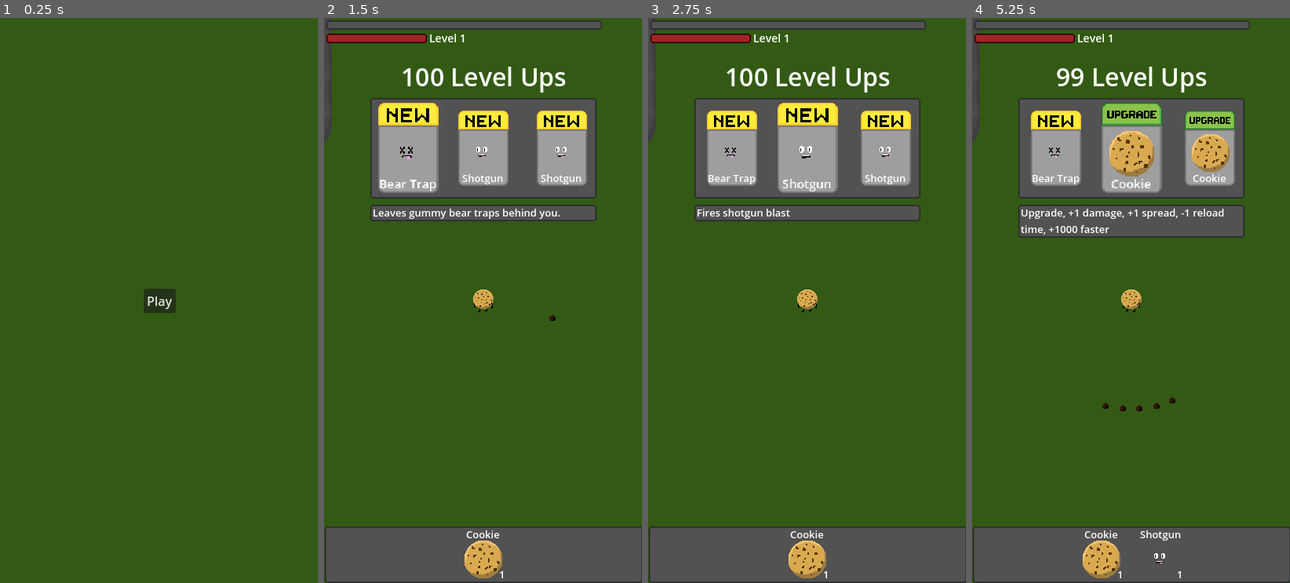
Above: before the commit, frames 1-4 (left to right).
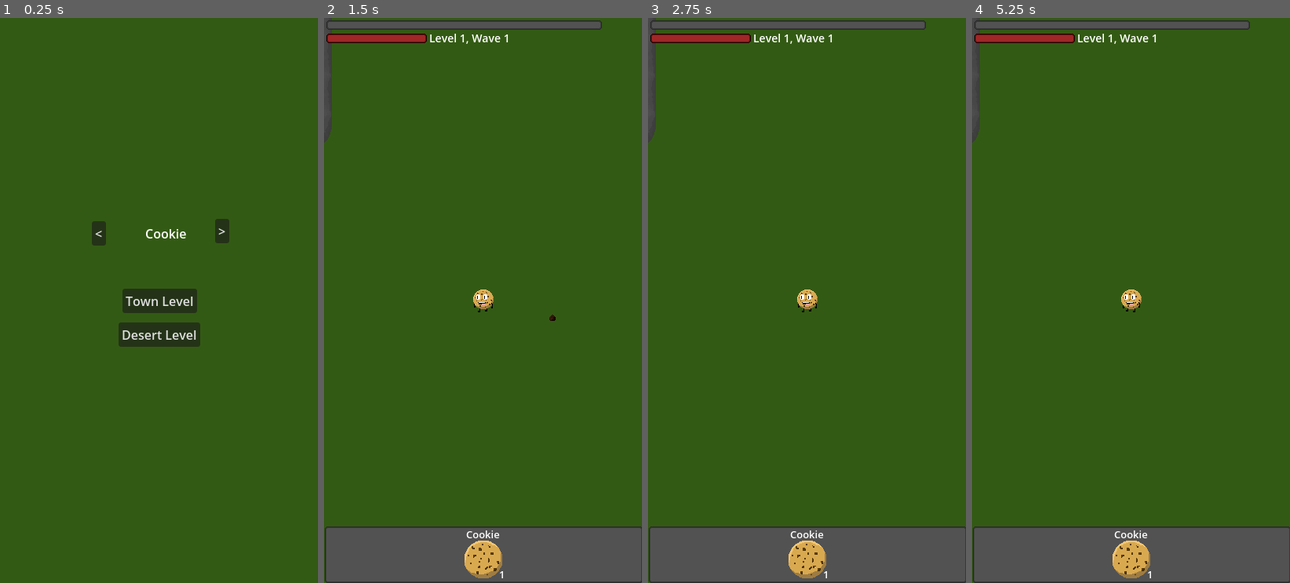
Above: after the commit, the same moments.

Repository: EightLimbed/Tasty-Terminator
Game: Godot game, scene res://Main Menu/LevelSelect/LevelSelect.tscn
Same seed, same stepped clock (60 frames per second), same inputs: the game is played once before the commit and once after it.
Inputs (mouse positions are in pixels of both pictures, inside the frame that each line leads up to):
- Up to frame 1 (0.25 s): no input
- Up to frame 2 (1.5 s): click (483, 300) at 0.5 s, where only the run after the commit has a clickable "Town Level"; click (406, 147) at 1.25 s, where only the run before the commit has a clickable "Bear Trap"
- Up to frame 3 (2.75 s): click (807, 147) at 2 s, where only the run before the commit has a clickable "Shotgun"
- Up to frame 4 (5.25 s): click (1210, 147) at 2.75 s, where only the run before the commit has a clickable "Shotgun"; move the mouse to (1200, 272) at 3.52 s; hold Right (ui_right) 3.53-4.28 s; tap Enter at 4.25 s; move the mouse to (1067, 328) at 4.27 s; hold Down (ui_down) 4.28-5 s; click (1131, 147) at 5 s, where only the run before the commit has a clickable "Cookie"

The runs differ from the first frame. In frame 1, 2.2% of the frame differs, in the area x 28-73%, y 35-59%; in frame 2, 15%; in frame 3, 15%; in frame 4, 19%, in the area x 14-86%, y 2-100%.

Commit message:
Prototype Main Menu

Diff:
--- a/Enemies/Enemy.gd
+++ b/Enemies/Enemy.gd
@@ -2,6 +2,7 @@
 
 @onready var player = get_tree().get_root().get_node("Game").get_node("Player")
 @onready var animation = $AnimatedSprite2D
+@onready var hitbox = $Area2D/CollisionShape2D
 var profile : Enemy
 var health : int
 var death = preload("res://Enemies/DeathEffect.tscn")
@@ -16,6 +17,7 @@
 	#profile = load("res://Enemies/Resources/Default.tres")
 	health = round(profile.health*difficulty)
 	animation.sprite_frames = profile.frames
+	hitbox.shape = profile.hitbox
 	if difficulty > 10.0:
 		scale *= 2
 	animation.play()
--- a/Enemies/Resources/Default.tres
+++ b/Enemies/Resources/Default.tres
@@ -18,6 +18,9 @@
 "speed": 5.0
 }]
 
+[sub_resource type="RectangleShape2D" id="RectangleShape2D_7e7ys"]
+size = Vector2(32, 32)
+
 [resource]
 script = ExtResource("1_3lu5h")
 frames = SubResource("SpriteFrames_734tm")
@@ -25,4 +28,5 @@
 speed = 7000
 melee_damage = 10
 experience_drop = 1
+hitbox = SubResource("RectangleShape2D_7e7ys")
 ranged_damage = 0
--- a/Enemies/Resources/Dryd.tres
+++ b/Enemies/Resources/Dryd.tres
@@ -18,6 +18,9 @@
 "speed": 5.0
 }]
 
+[sub_resource type="RectangleShape2D" id="RectangleShape2D_56nsh"]
+size = Vector2(32, 32)
+
 [resource]
 script = ExtResource("3_rlen2")
 frames = SubResource("SpriteFrames_ki7hf")
@@ -25,4 +28,5 @@
 speed = 15000
 melee_damage = 15
 experience_drop = 10
+hitbox = SubResource("RectangleShape2D_56nsh")
 ranged_damage = 0
--- a/Enemies/Resources/Edd.tres
+++ b/Enemies/Resources/Edd.tres
@@ -18,6 +18,9 @@
 "speed": 5.0
 }]
 
+[sub_resource type="RectangleShape2D" id="RectangleShape2D_ojw8c"]
+size = Vector2(32, 32)
+
 [resource]
 script = ExtResource("1_fl54v")
 frames = SubResource("SpriteFrames_ki7hf")
@@ -25,4 +28,5 @@
 speed = 10000
 melee_damage = 15
 experience_drop = 3
+hitbox = SubResource("RectangleShape2D_ojw8c")
 ranged_damage = 0
--- a/Enemies/enemy_profile.gd
+++ b/Enemies/enemy_profile.gd
@@ -7,5 +7,6 @@
 @export var speed : int
 @export var melee_damage : int
 @export var experience_drop : int
+@export var hitbox : Shape2D
 #set to 0 for no ranged attack
 @export var ranged_damage : int
--- a/Game/Game.gd
+++ b/Game/Game.gd
@@ -11,7 +11,7 @@
 
 # Called when the node enters the scene tree for the first time.
 func _ready():
-	world.profile = world_profile
+	world.update_profile(world_profile)
 	spawn_enemies_normal(2, wave)
 
 func _process(_delta: float):
@@ -40,12 +40,12 @@
 
 func _on_wave_timer_timeout() -> void:
 	var difficulty = wave*player.profile.hunger.x
-	if wave**1.1+3 <= 400:
+	if wave**1.5+3 <= 800:
 		spawn_enemies_normal(wave**1.1+3, difficulty)
 		if random.randi_range(0,5) == 0:
 			spawn_enemies_strong(difficulty)
 	else:
-		spawn_enemies_normal(400, difficulty)
-		spawn_enemies_strong(difficulty)
+		spawn_enemies_normal(800, difficulty*1.1)
+		spawn_enemies_strong(difficulty*1.1)
 	wave+= 1
 	wave_timer.start()
--- a/HUD/HUD.gd
+++ b/HUD/HUD.gd
@@ -5,7 +5,8 @@
 @onready var level_display = $LevelDisplay
 #add weapon children
 @onready var weapon_scene = preload("res://Weapons/Weapon.tscn")
-@onready var player = get_tree().get_root().get_node("Game").get_node("Player")
+@onready var game = get_tree().get_root().get_node("Game")
+@onready var player = game.get_node("Player")
 @onready var weapon_container = player.get_node("WeaponContainer")
 @onready var level_up_window = $Levelup
 @onready var tooltip_label = $Levelup/NinePatchRect/LevelTooltip/Label
@@ -25,12 +26,12 @@
 
 func _ready():
 	possible_weapons.erase(player.profile.starting_weapon)
-	level_display.text = "Level " + str(player.level+1)
 	level_up_window.visible = false
 	tooltip_box.visible = false
 
-func _process(delta: float) -> void:
+func _process(_delta: float) -> void:
 	#stuff that cant go off of existing updates
+	level_display.text = "Level " + str(player.level+1) + ", Wave " + str(game.wave)
 	tooltip_box.size.y = tooltip_label.size.y+3
 	update_inventory()
 
--- a/Main Menu/LevelSelect/LevelSelect.gd
+++ b/Main Menu/LevelSelect/LevelSelect.gd
@@ -1,17 +1,36 @@
 extends Control
 
 @onready var game = preload("res://Game/Game.tscn").instantiate()
-
-# Called when the node enters the scene tree for the first time.
-func _ready() -> void:
-	game.world_profile = load("res://World/Resources/NewYork.tres")
-
+var characters : Array[Character] = [preload("res://Player/Characters/Resources/Cookie.tres"), preload("res://Player/Characters/Resources/GummyBear.tres")]
+@onready var label = $Label
+var c_index : int = 0
+@onready var character_display = $TextureRect
 
 # Called every frame. 'delta' is the elapsed time since the previous frame.
 func _process(_delta: float) -> void:
 	pass
 
 
-func _on_play_pressed() -> void:
+func _on_town_pressed():
+	game.world_profile = load("res://World/Resources/Town.tres")
 	get_tree().root.add_child(game)
 	queue_free()
+
+func _on_desert_pressed():
+	game.world_profile = load("res://World/Resources/Desert.tres")
+	get_tree().root.add_child(game)
+	queue_free()
+
+func _on_left_character_pressed():
+	if characters.size()-1 > c_index:
+		c_index += 1
+	else:
+		c_index = 0
+	label.text = characters[c_index].starting_weapon.name
+
+func _on_right_character_pressed():
+	if 0 < c_index:
+		c_index -= 1
+	else:
+		c_index = characters.size()-1
+	label.text = characters[c_index].starting_weapon.name
--- a/Main Menu/LevelSelect/LevelSelect.tscn
+++ b/Main Menu/LevelSelect/LevelSelect.tscn
@@ -2,7 +2,7 @@
 
 [ext_resource type="Script" path="res://Main Menu/LevelSelect/LevelSelect.gd" id="1_27tcj"]
 
-[node name="MainMenu" type="Control"]
+[node name="LevelSelect" type="Control"]
 layout_mode = 3
 anchors_preset = 8
 anchor_left = 0.5
@@ -17,7 +17,7 @@
 grow_vertical = 2
 script = ExtResource("1_27tcj")
 
-[node name="Play" type="Button" parent="."]
+[node name="Town" type="Button" parent="."]
 texture_filter = 1
 layout_mode = 1
 anchors_preset = 8
@@ -31,6 +31,49 @@
 offset_bottom = 15.5
 grow_horizontal = 2
 grow_vertical = 2
-text = "Play"
+text = "Town Level"
 
-[connection signal="pressed" from="Play" to="." method="_on_play_pressed"]
+[node name="Desert" type="Button" parent="."]
+texture_filter = 1
+layout_mode = 1
+anchors_preset = 8
+anchor_left = 0.5
+anchor_top = 0.5
+anchor_right = 0.5
+anchor_bottom = 0.5
+offset_left = -52.0
+offset_top = 28.0
+offset_right = 52.0
+offset_bottom = 59.0
+grow_horizontal = 2
+grow_vertical = 2
+text = "Desert Level"
+
+[node name="LeftCharacter" type="Button" parent="."]
+layout_mode = 0
+offset_left = -66.5
+offset_top = -81.0
+offset_right = -48.5
+offset_bottom = -50.0
+text = "<"
+
+[node name="RightCharacter" type="Button" parent="."]
+layout_mode = 0
+offset_left = 90.5
+offset_top = -84.0
+offset_right = 108.5
+offset_bottom = -53.0
+text = ">"
+
+[node name="Label" type="Label" parent="."]
+layout_mode = 0
+offset_left = 1.5
+offset_top = -77.0
+offset_right = 41.5
+offset_bottom = -54.0
+text = "Cookie"
+
+[connection signal="pressed" from="Town" to="." method="_on_town_pressed"]
+[connection signal="pressed" from="Desert" to="." method="_on_desert_pressed"]
+[connection signal="pressed" from="LeftCharacter" to="." method="_on_left_character_pressed"]
+[connection signal="pressed" from="RightCharacter" to="." method="_on_right_character_pressed"]
--- a/Player/Characters/Resources/Cookie.tres
+++ b/Player/Characters/Resources/Cookie.tres
@@ -23,9 +23,9 @@
 script = ExtResource("1_6ra5x")
 sprite_frames = SubResource("SpriteFrames_eokbm")
 starting_weapon = ExtResource("2_ih4wo")
-head_start = 100
-max_health = Vector2i(100, 5)
-health_regen = Vector2(10, 0.5)
+head_start = 0
+max_health = Vector2i(100, 2)
+health_regen = Vector2(2, 0.1)
 speed = Vector2i(30000, 0)
 hunger = Vector2(1, 0)
 flavor = Vector2(1.5, 0)
--- /dev/null
+++ b/Player/Characters/Resources/GummyBear.tres
@@ -0,0 +1,30 @@
+[gd_resource type="Resource" script_class="Character" load_steps=5 format=3 uid="uid://bkwvqhh78jk3f"]
+
+[ext_resource type="Script" path="res://Player/Characters/character_profile.gd" id="1_1ospb"]
+[ext_resource type="Texture2D" uid="uid://3ihluxn5xw5i" path="res://World/TownRoad.png" id="2_bds0n"]
+[ext_resource type="Resource" uid="uid://b2i4um2wn8wr4" path="res://Weapons/Resources/BearTrap.tres" id="2_iqiq8"]
+
+[sub_resource type="SpriteFrames" id="SpriteFrames_eokbm"]
+animations = [{
+"frames": [{
+"duration": 1.0,
+"texture": ExtResource("2_bds0n")
+}, {
+"duration": 1.0,
+"texture": ExtResource("2_bds0n")
+}],
+"loop": true,
+"name": &"default",
+"speed": 5.0
+}]
+
+[resource]
+script = ExtResource("1_1ospb")
+sprite_frames = SubResource("SpriteFrames_eokbm")
+starting_weapon = ExtResource("2_iqiq8")
+head_start = 1
+max_health = Vector2i(200, 5)
+health_regen = Vector2(4, 0.2)
+speed = Vector2i(15000, 0)
+hunger = Vector2(1.5, 0)
+flavor = Vector2(0.5, 0.1)
--- a/Player/Player.gd
+++ b/Player/Player.gd
@@ -10,6 +10,7 @@
 @onready var joystick = $Joystick
 @onready var hud = $HUD
 @onready var animation = $AnimatedSprite2D
+@onready var face = $Face
 var level : int = 0
 #temp
 
@@ -23,10 +24,18 @@
 func _physics_process(delta: float) -> void:
 	if input.x > 0:
 		animation.flip_h = true
+		face.flip_h = true
 	else:
 		animation.flip_h = false
+		face.flip_h = false
 	if health < profile.max_health.x:
 		update_health(-profile.health_regen.x * delta)
+	if  health <= 0:
+		face.frame = 2
+	elif health < profile.max_health.x/2:
+		face.frame = 1
+	else:
+		face.frame = 0
 	#mobile
 	input = joystick.distance
 	#PC
--- a/Player/Player.tscn
+++ b/Player/Player.tscn
@@ -1,11 +1,31 @@
-[gd_scene load_steps=8 format=3 uid="uid://bo2ksvo7qxsqe"]
+[gd_scene load_steps=12 format=3 uid="uid://bo2ksvo7qxsqe"]
 
 [ext_resource type="Script" path="res://Player/Player.gd" id="1_tksie"]
+[ext_resource type="Texture2D" uid="uid://col2ljvlcd2qm" path="res://Player/Art/Faces/DefaultFace.png" id="2_sbuvf"]
 [ext_resource type="PackedScene" uid="uid://n6s6q7am74l5" path="res://Weapons/Weapon.tscn" id="3_7elcq"]
+[ext_resource type="Texture2D" uid="uid://by5xjmtqfs0bw" path="res://Player/Art/Faces/ScaredFace.png" id="3_s0l8u"]
 [ext_resource type="PackedScene" uid="uid://cnrs76bn7y2f" path="res://HUD/Joystick/Joystick.tscn" id="3_yls5l"]
+[ext_resource type="Texture2D" uid="uid://pxx526vnf4g4" path="res://Player/Art/Faces/DeadFace.png" id="4_od4f1"]
 [ext_resource type="PackedScene" uid="uid://doi3fmv48pifv" path="res://HUD/HUD.tscn" id="4_us2v5"]
 
 [sub_resource type="SpriteFrames" id="SpriteFrames_uwdok"]
+
+[sub_resource type="SpriteFrames" id="SpriteFrames_5fv6r"]
+animations = [{
+"frames": [{
+"duration": 1.0,
+"texture": ExtResource("2_sbuvf")
+}, {
+"duration": 1.0,
+"texture": ExtResource("3_s0l8u")
+}, {
+"duration": 1.0,
+"texture": ExtResource("4_od4f1")
+}],
+"loop": true,
+"name": &"default",
+"speed": 5.0
+}]
 
 [sub_resource type="CircleShape2D" id="CircleShape2D_855um"]
 radius = 12.0
@@ -22,6 +42,9 @@
 
 [node name="AnimatedSprite2D" type="AnimatedSprite2D" parent="."]
 sprite_frames = SubResource("SpriteFrames_uwdok")
+
+[node name="Face" type="AnimatedSprite2D" parent="."]
+sprite_frames = SubResource("SpriteFrames_5fv6r")
 
 [node name="CollisionShape2D" type="CollisionShape2D" parent="."]
 shape = SubResource("CircleShape2D_855um")
--- a/World/Resources/NewYork.tres
+++ /dev/null
@@ -1,35 +0,0 @@
-[gd_resource type="Resource" script_class="World" load_steps=9 format=3 uid="uid://b03lihxkci7c3"]
-
-[ext_resource type="Script" path="res://Enemies/enemy_profile.gd" id="1_npkwp"]
-[ext_resource type="Script" path="res://World/world_profile.gd" id="1_vew7r"]
-[ext_resource type="Resource" uid="uid://78fr3evm7s8r" path="res://Enemies/Resources/Default.tres" id="2_2g6vc"]
-[ext_resource type="Texture2D" uid="uid://3ihluxn5xw5i" path="res://World/NewYorkRoad.png" id="2_daq8u"]
-[ext_resource type="Resource" uid="uid://chemtbmxj513n" path="res://Enemies/Resources/Edd.tres" id="3_wchtv"]
-[ext_resource type="Resource" uid="uid://dk4nsth4f4c1e" path="res://Enemies/Resources/Dryd.tres" id="4_rhtc5"]
-
-[sub_resource type="TileSetAtlasSource" id="TileSetAtlasSource_c6qvj"]
-texture = ExtResource("2_daq8u")
-texture_region_size = Vector2i(48, 48)
-0:0/0 = 0
-1:0/0 = 0
-2:0/0 = 0
-2:1/0 = 0
-1:1/0 = 0
-0:1/0 = 0
-0:2/0 = 0
-2:2/0 = 0
-1:2/0 = 0
-
-[sub_resource type="TileSet" id="TileSet_lavpr"]
-tile_size = Vector2i(48, 48)
-sources/0 = SubResource("TileSetAtlasSource_c6qvj")
-
-[resource]
-script = ExtResource("1_vew7r")
-tileset = SubResource("TileSet_lavpr")
-road_frequency = 0.006
-building_height = 0
-shuffle_top = false
-shuffle_middle = false
-shuffle_bottom = false
-possible_enemies = Array[ExtResource("1_npkwp")]([ExtResource("2_2g6vc"), ExtResource("2_2g6vc"), ExtResource("3_wchtv"), ExtResource("2_2g6vc"), ExtResource("2_2g6vc"), ExtResource("4_rhtc5")])
--- /dev/null
+++ b/World/Resources/Town.tres
@@ -0,0 +1,35 @@
+[gd_resource type="Resource" script_class="World" load_steps=9 format=3 uid="uid://b03lihxkci7c3"]
+
+[ext_resource type="Script" path="res://Enemies/enemy_profile.gd" id="1_xl7js"]
+[ext_resource type="Resource" uid="uid://78fr3evm7s8r" path="res://Enemies/Resources/Default.tres" id="2_md1qa"]
+[ext_resource type="Resource" uid="uid://chemtbmxj513n" path="res://Enemies/Resources/Edd.tres" id="3_fxpnn"]
+[ext_resource type="Resource" uid="uid://dk4nsth4f4c1e" path="res://Enemies/Resources/Dryd.tres" id="4_a2aly"]
+[ext_resource type="Script" path="res://World/world_profile.gd" id="5_2dm3i"]
+[ext_resource type="Texture2D" uid="uid://3ihluxn5xw5i" path="res://World/TownRoad.png" id="6_fu65n"]
+
+[sub_resource type="TileSetAtlasSource" id="TileSetAtlasSource_c6qvj"]
+texture = ExtResource("6_fu65n")
+texture_region_size = Vector2i(48, 48)
+0:0/0 = 0
+1:0/0 = 0
+2:0/0 = 0
+2:1/0 = 0
+1:1/0 = 0
+0:1/0 = 0
+0:2/0 = 0
+2:2/0 = 0
+1:2/0 = 0
+
+[sub_resource type="TileSet" id="TileSet_lavpr"]
+tile_size = Vector2i(48, 48)
+sources/0 = SubResource("TileSetAtlasSource_c6qvj")
+
+[resource]
+script = ExtResource("5_2dm3i")
+tileset = SubResource("TileSet_lavpr")
+road_frequency = 0.006
+building_height = 0
+shuffle_top = false
+shuffle_middle = false
+shuffle_bottom = false
+possible_enemies = Array[ExtResource("1_xl7js")]([ExtResource("2_md1qa"), ExtResource("2_md1qa"), ExtResource("3_fxpnn"), ExtResource("2_md1qa"), ExtResource("2_md1qa"), ExtResource("4_a2aly")])
--- a/World/World.gd
+++ b/World/World.gd
@@ -1,6 +1,4 @@
 extends Node2D
-
-var profile : World
 
 var roads_cache : Array = []
 
@@ -9,9 +7,7 @@
 @onready var roads = $Roads
 @onready var buildings = $Buildings
 
-func _ready():
-	if not profile:
-		profile = load("res://World/Resources/NewYork.tres")
+func update_profile(profile : World):
 	roads.tile_set = profile.tileset
 	noise.frequency = profile.road_frequency
 	noise.noise_type = FastNoiseLite.TYPE_CELLULAR
--- a/World/World.tscn
+++ b/World/World.tscn
@@ -1,24 +1,19 @@
 [gd_scene load_steps=5 format=3 uid="uid://cvcjedeo54fs0"]
 
 [ext_resource type="Script" path="res://World/World.gd" id="1_tvg2w"]
-[ext_resource type="Texture2D" uid="uid://3ihluxn5xw5i" path="res://World/NewYorkRoad.png" id="2_vbeli"]
+[ext_resource type="Texture2D" uid="uid://3ihluxn5xw5i" path="res://World/TownRoad.png" id="2_vbeli"]
 
-[sub_resource type="TileSetAtlasSource" id="TileSetAtlasSource_buiqc"]
+[sub_resource type="TileSetAtlasSource" id="TileSetAtlasSource_ays70"]
 texture = ExtResource("2_vbeli")
-texture_region_size = Vector2i(48, 48)
+texture_region_size = Vector2i(72, 72)
 0:0/0 = 0
 1:0/0 = 0
-2:0/0 = 0
-2:1/0 = 0
+0:1/0 = 0
 1:1/0 = 0
-0:1/0 = 0
-0:2/0 = 0
-1:2/0 = 0
-2:2/0 = 0
 
-[sub_resource type="TileSet" id="TileSet_kewf7"]
-tile_size = Vector2i(48, 48)
-sources/0 = SubResource("TileSetAtlasSource_buiqc")
+[sub_resource type="TileSet" id="TileSet_p5f8y"]
+tile_size = Vector2i(72, 72)
+sources/0 = SubResource("TileSetAtlasSource_ays70")
 
 [node name="World" type="Node2D"]
 texture_filter = 1
@@ -26,6 +21,6 @@
 
 [node name="Roads" type="TileMapLayer" parent="."]
 z_index = -2
-tile_set = SubResource("TileSet_kewf7")
+tile_set = SubResource("TileSet_p5f8y")
 
 [node name="Buildings" type="TileMapLayer" parent="."]
Not shown: 1 places in Enemies/Resources/Default.tres that only renumber resources
Not shown: 1 places in Enemies/Resources/Dryd.tres that only renumber resources
Not shown: 1 places in Enemies/Resources/Edd.tres that only renumber resources
Binary file removed: Player/Characters/Art/CookieDead.png
Not shown, removed: Player/Characters/Art/CookieDead.png.import
Binary file removed: Player/Characters/Art/CookieStand.png
Not shown, removed: World/NewYorkRoad.png.import
Renamed: World/NewYorkRoad.png -> World/TownRoad.png
Not shown, changed: World/TownRoad.png.import
